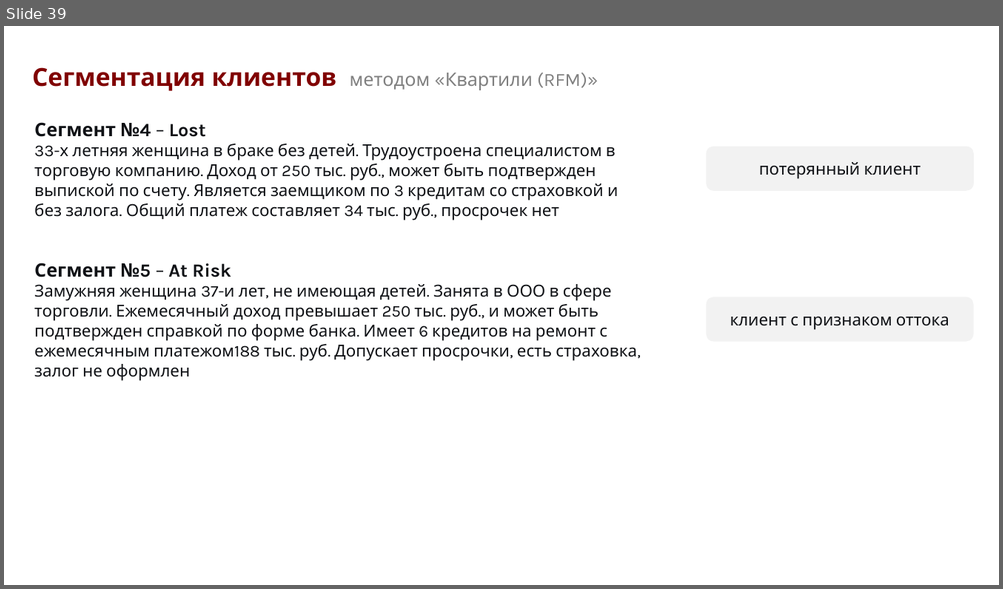
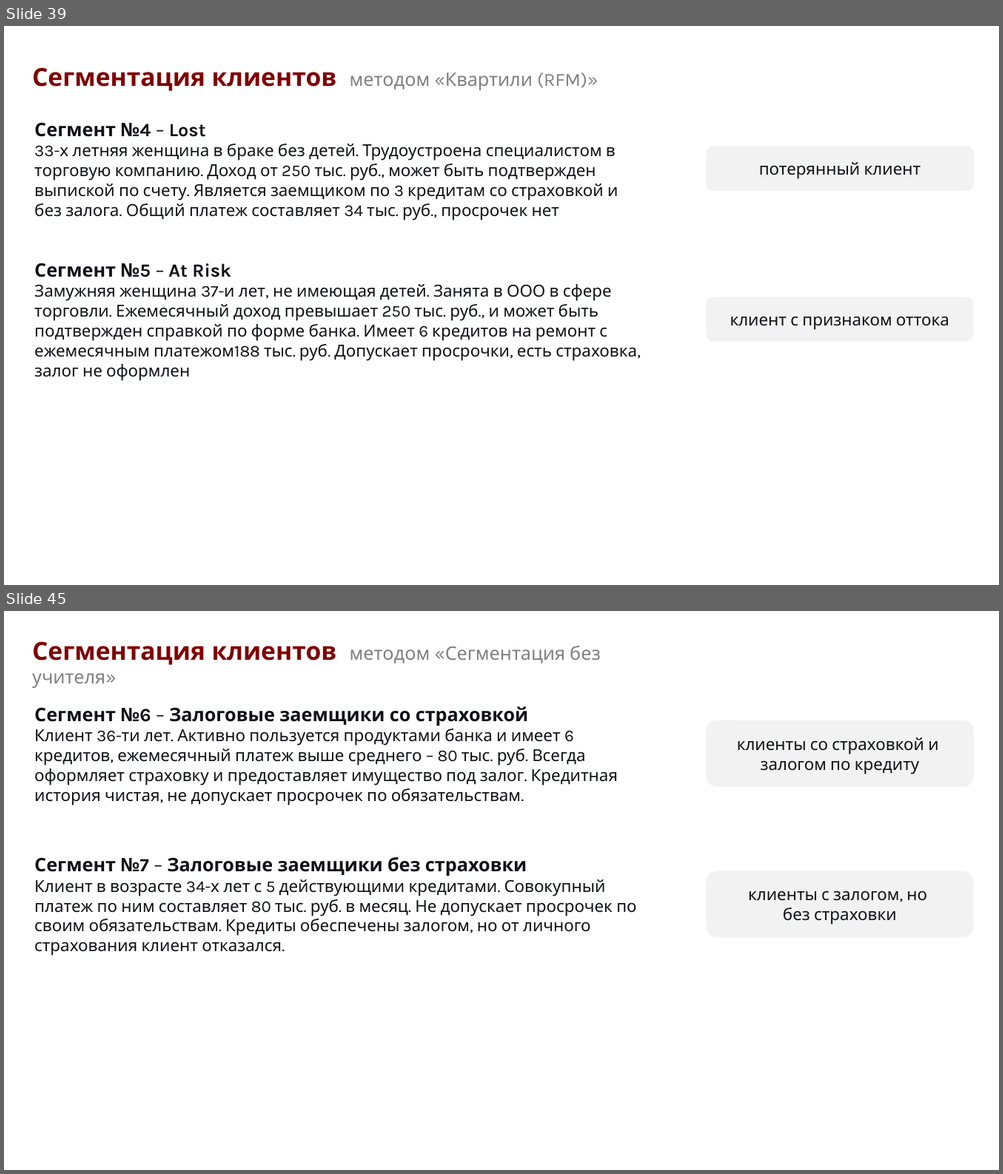
Before and after one commit to arinakatysheva/HW_1_2025-Katysheva_Arina, a slide deck: HW1.pptx. Shown one above the other, each under a label of ours: slide 39 before the commit, slides 39 and 45 after it; the slides between them are not shown. The pictures are 1003x589 and 1003x1174 pixels, drawn with LibreOffice and Linux fonts; fonts in the diff are those of the drawing. Boxes give left, top, right and bottom in pixels: in the first picture for what was removed or moved away, otherwise in the second. Text is boxed around its words. In the diff, an @@ line names an element or a change of style, - is before the commit and + after.

```diff
--- a/HW1.pptx
+++ b/HW1.pptx
@@ slide 45 added at [4,611,999,1170], background #FFFFFF @@
@@ text added at [32,641,600,688], 18 pt, text #808080 @@
+Сегментация клиентов методом «Сегментация без учителя»
@@ text added at [34,706,617,805], 16 pt, text #0F1115 @@
+Сегмент №6 – Залоговые заемщики со страховкой
+Клиент 36-ти лет. Активно пользуется продуктами банка и имеет 6 кредитов, ежемесячный платеж выше среднего – 80 тыс. руб. Всегда оформляет страховку и предоставляет имущество под залог. Кредитная история чистая, не допускает просрочек по обязательствам.
@@ rounded rectangle added at [706,721,974,787], fill #F2F2F2, 16 pt, text #0F1115 @@
+клиенты со страховкой и
+залогом по кредиту
@@ text added at [34,857,637,956], 16 pt, text #0F1115 @@
+Сегмент №7 – Залоговые заемщики без страховки
+Клиент в возрасте 34-х лет с 5 действующими кредитами. Совокупный платеж по ним составляет 80 тыс. руб. в месяц. Не допускает просрочек по своим обязательствам. Кредиты обеспечены залогом, но от личного страхования клиент отказался.
@@ rounded rectangle added at [706,871,973,938], fill #F2F2F2, 16 pt, text #0F1115 @@
+клиенты с залогом, но
+без страховки
```
Also in this commit, not shown: 5 other slides added.
